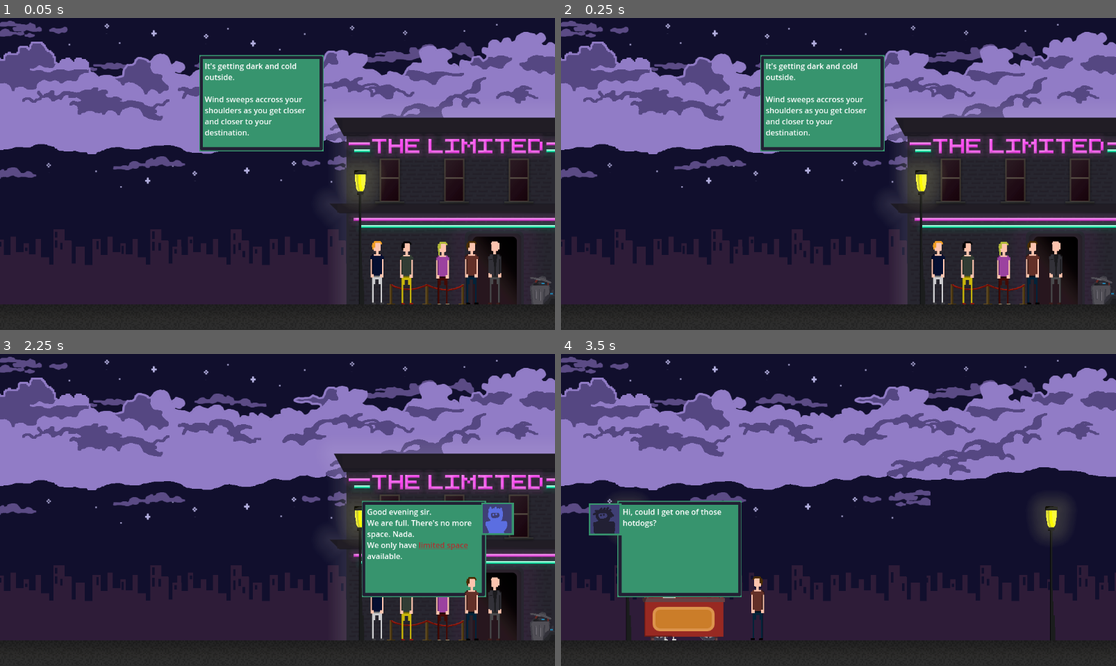
Above: before the commit, frames 1-4 (two rows, left to right).
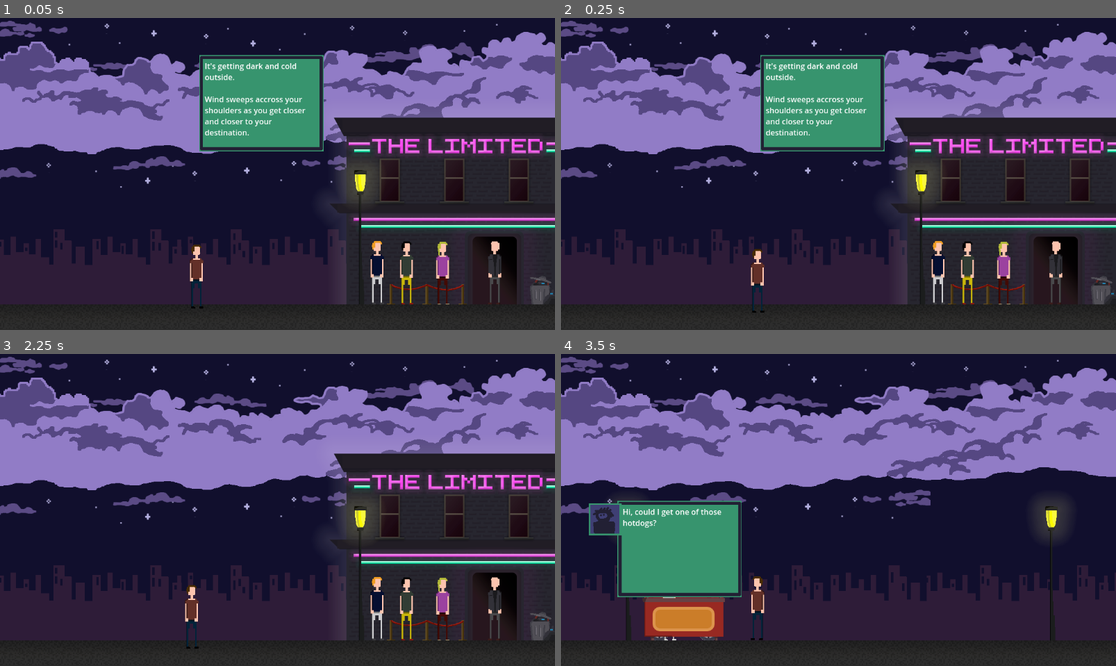
Above: after the commit, the same moments.

Repository: LudumSJB/The-Limited
Game: Godot game, scene res://scenes/root.tscn
Two runs of this game, one before a commit and one after it. Both use one fixed random seed, a clock stepped at 60 frames per second and the inputs below.
Inputs:
- Up to frame 1 (0.05 s): no input
- Up to frame 2 (0.25 s): no input
- Up to frame 3 (2.25 s): tap Enter (ui_accept) at 0.5, 0.77, 0.8, 1.07, 1.25, 1.35, 1.52, 1.82, 2 s; hold D (right, bound only after the commit) 0.53-2.03 s; tap Space (action_button) at 0.6, 1.55, 2.1 s; hold A (left, bound only after the commit) from 2.03 s (still down)
- Up to frame 4 (3.5 s): tap Enter (ui_accept) at 2.3, 3.02, 3.32 s; release A (left, bound only after the commit) at 2.78 s; hold D (right, bound only after the commit) from 2.78 s (still down); tap N (next_level) at 2.85 s; tap Space (action_button) at 3.05 s

The runs differ from the first frame. In frame 1, 0.6% of the frame differs, in the area x 34-87%, y 71-94%; in frame 2, 0.6%; in frame 3, 7.6%, in the area x 33-93%, y 46-95%; in frame 4, nothing differs.

Commit message:
moving player and dialog system refactor

Diff:
--- /dev/null
+++ b/Scripts/player.gd
@@ -0,0 +1,32 @@
+extends CharacterBody2D
+
+@onready var dialog_system = $"../dialogSystem"
+
+const SPEED = 200.0
+const JUMP_VELOCITY = -400.0
+
+# Get the gravity from the project settings to be synced with RigidBody nodes.
+var gravity = ProjectSettings.get_setting("physics/2d/default_gravity")
+var root: Node
+
+func _ready():
+	root = get_node("../..")
+
+func _physics_process(delta):
+	# Add the gravity.
+	if not is_on_floor():
+		velocity.y += gravity * delta
+
+	# Handle Jump.
+#	if Input.is_action_just_pressed("ui_accept") and is_on_floor():
+#		velocity.y = JUMP_VELOCITY
+
+	# Get the input direction and handle the movement/deceleration.
+	if !dialog_system.is_active:
+		var direction = Input.get_axis("left", "right")
+		if direction:
+			velocity.x = direction * SPEED
+		else:
+			velocity.x = move_toward(velocity.x, 0, SPEED)
+
+	move_and_slide()
--- a/dialogs/act1.json
+++ b/dialogs/act1.json
@@ -8,6 +8,7 @@
 	},
 	{
 		"text": "You arrive to a local dance club called [color=#76428a][b]'The Limited'[/b][/color]. \n\nThis place has been here for years. People come here often and the place is fabulous.",
+		"action": 1
 	},
 	{
 		"dialog_position": 1,
@@ -36,6 +37,6 @@
 		"dialog_position": 0,
 		"position": 1,
 		"text": "You look to your right where the doorman is pointing. \nThere's a small wagon with huge yellow sign that says [color=#fbf236]'Hotdog to fill ya'[/color].",
-		"next_scene": true
+		"action": 2
 	}
 ]
--- a/project.godot
+++ b/project.godot
@@ -36,6 +36,22 @@
 "events": [Object(InputEventKey,"resource_local_to_scene":false,"resource_name":"","device":-1,"window_id":0,"alt_pressed":false,"shift_pressed":false,"ctrl_pressed":false,"meta_pressed":false,"pressed":false,"keycode":0,"physical_keycode":32,"key_label":0,"unicode":32,"echo":false,"script":null)
 ]
 }
+left={
+"deadzone": 0.5,
+"events": [Object(InputEventKey,"resource_local_to_scene":false,"resource_name":"","device":-1,"window_id":0,"alt_pressed":false,"shift_pressed":false,"ctrl_pressed":false,"meta_pressed":false,"pressed":false,"keycode":0,"physical_keycode":65,"key_label":0,"unicode":97,"echo":false,"script":null)
+, Object(InputEventKey,"resource_local_to_scene":false,"resource_name":"","device":-1,"window_id":0,"alt_pressed":false,"shift_pressed":false,"ctrl_pressed":false,"meta_pressed":false,"pressed":false,"keycode":0,"physical_keycode":4194319,"key_label":0,"unicode":0,"echo":false,"script":null)
+]
+}
+right={
+"deadzone": 0.5,
+"events": [Object(InputEventKey,"resource_local_to_scene":false,"resource_name":"","device":-1,"window_id":0,"alt_pressed":false,"shift_pressed":false,"ctrl_pressed":false,"meta_pressed":false,"pressed":false,"keycode":0,"physical_keycode":68,"key_label":0,"unicode":100,"echo":false,"script":null)
+, Object(InputEventKey,"resource_local_to_scene":false,"resource_name":"","device":-1,"window_id":0,"alt_pressed":false,"shift_pressed":false,"ctrl_pressed":false,"meta_pressed":false,"pressed":false,"keycode":0,"physical_keycode":4194321,"key_label":0,"unicode":0,"echo":false,"script":null)
+]
+}
+
+[layer_names]
+
+2d_physics/layer_2="player"
 
 [rendering]
 
--- /dev/null
+++ b/scenes/level1.gd
@@ -0,0 +1,24 @@
+extends Node2D
+
+@onready var security_guy_talk_to_action = $Area2D__talk_to_security/Sprite2D
+@onready var dialog_system = $dialogSystem
+
+
+
+# Called when the node enters the scene tree for the first time.
+func _ready():
+	pass # Replace with function body.
+
+
+# Called every frame. 'delta' is the elapsed time since the previous frame.
+func _process(_delta):
+	if !dialog_system.is_active && security_guy_talk_to_action.visible && Input.is_action_just_released("action_button"):
+		security_guy_talk_to_action.visible = false
+		dialog_system.nextText()
+
+func _on_area_2d__talk_to_security_body_entered(body):
+	security_guy_talk_to_action.visible = true
+
+
+func _on_area_2d__talk_to_security_body_exited(body):
+	security_guy_talk_to_action.visible = false
--- a/scenes/level1.tscn
+++ b/scenes/level1.tscn
@@ -1,13 +1,25 @@
-[gd_scene load_steps=7 format=3 uid="uid://b02ncl0w3nne2"]
+[gd_scene load_steps=12 format=3 uid="uid://b02ncl0w3nne2"]
 
 [ext_resource type="PackedScene" uid="uid://bd36h1vyy37d5" path="res://scenes/dialog_system.tscn" id="1_4suex"]
 [ext_resource type="Texture2D" uid="uid://c7anqd02ws3om" path="res://assets/images/background1.png" id="1_qgewf"]
+[ext_resource type="Script" path="res://scenes/level1.gd" id="1_us7w2"]
 [ext_resource type="Texture2D" uid="uid://y8nlnxed1dhu" path="res://assets/images/face_01.png" id="4_ubvlv"]
 [ext_resource type="Texture2D" uid="uid://c24hdx5ndn7yc" path="res://assets/images/security.png" id="5_cfdwv"]
 [ext_resource type="Texture2D" uid="uid://dvlrkobcb7b65" path="res://assets/images/face_02.png" id="5_na01r"]
-[ext_resource type="Texture2D" uid="uid://p6utjqrntdkq" path="res://assets/images/hero.png" id="6_w8gec"]
+[ext_resource type="PackedScene" uid="uid://wkjqrijamgh" path="res://scenes/player.tscn" id="6_wh6k6"]
+[ext_resource type="Texture2D" uid="uid://dyrbo5drifsel" path="res://assets/images/action_window.png" id="8_ee0y3"]
+
+[sub_resource type="RectangleShape2D" id="RectangleShape2D_k5q02"]
+size = Vector2(1227.5, 45)
+
+[sub_resource type="RectangleShape2D" id="RectangleShape2D_5n5x4"]
+size = Vector2(157.25, 629.75)
+
+[sub_resource type="RectangleShape2D" id="RectangleShape2D_v80nv"]
+size = Vector2(91.25, 163)
 
 [node name="level1" type="Node2D"]
+script = ExtResource("1_us7w2")
 
 [node name="Sprite2D2" type="Sprite2D" parent="."]
 position = Vector2(576, 324)
@@ -22,6 +34,46 @@
 texture = ExtResource("5_cfdwv")
 flip_h = true
 
-[node name="Sprite2D" type="Sprite2D" parent="."]
-position = Vector2(979, 529)
-texture = ExtResource("6_w8gec")
+[node name="StaticBody2D" type="StaticBody2D" parent="."]
+collision_layer = 2
+collision_mask = 2
+
+[node name="CollisionShape2D" type="CollisionShape2D" parent="StaticBody2D"]
+position = Vector2(584.75, 634.5)
+shape = SubResource("RectangleShape2D_k5q02")
+
+[node name="CollisionShape2D2" type="CollisionShape2D" parent="StaticBody2D"]
+position = Vector2(-64, 302)
+shape = SubResource("RectangleShape2D_5n5x4")
+
+[node name="CollisionShape2D3" type="CollisionShape2D" parent="StaticBody2D"]
+position = Vector2(1227, 314)
+shape = SubResource("RectangleShape2D_5n5x4")
+
+[node name="player" parent="." instance=ExtResource("6_wh6k6")]
+position = Vector2(408, 535)
+
+[node name="Area2D__talk_to_security" type="Area2D" parent="."]
+position = Vector2(6, -13)
+collision_layer = 2
+collision_mask = 2
+metadata/_edit_group_ = true
+
+[node name="Sprite2D" type="Sprite2D" parent="Area2D__talk_to_security"]
+visible = false
+position = Vector2(1025, 411)
+texture = ExtResource("8_ee0y3")
+
+[node name="RichTextLabel" type="RichTextLabel" parent="Area2D__talk_to_security/Sprite2D"]
+offset_left = -32.0
+offset_top = -15.0
+offset_right = 37.0
+offset_bottom = 14.0
+text = "Talk to"
+
+[node name="CollisionShape2D" type="CollisionShape2D" parent="Area2D__talk_to_security"]
+position = Vector2(997, 533)
+shape = SubResource("RectangleShape2D_v80nv")
+
+[connection signal="body_entered" from="Area2D__talk_to_security" to="." method="_on_area_2d__talk_to_security_body_entered"]
+[connection signal="body_exited" from="Area2D__talk_to_security" to="." method="_on_area_2d__talk_to_security_body_exited"]
--- /dev/null
+++ b/scenes/player.tscn
@@ -0,0 +1,19 @@
+[gd_scene load_steps=4 format=3 uid="uid://wkjqrijamgh"]
+
+[ext_resource type="Texture2D" uid="uid://p6utjqrntdkq" path="res://assets/images/hero.png" id="1_ejgm5"]
+[ext_resource type="Script" path="res://Scripts/player.gd" id="1_krg4c"]
+
+[sub_resource type="RectangleShape2D" id="RectangleShape2D_wnjjm"]
+size = Vector2(27, 132)
+
+[node name="player" type="CharacterBody2D"]
+collision_layer = 2
+collision_mask = 2
+script = ExtResource("1_krg4c")
+
+[node name="CollisionShape2D" type="CollisionShape2D" parent="."]
+position = Vector2(-0.5, 0)
+shape = SubResource("RectangleShape2D_wnjjm")
+
+[node name="Sprite2D" type="Sprite2D" parent="."]
+texture = ExtResource("1_ejgm5")
--- a/scripts/dialog_system.gd
+++ b/scripts/dialog_system.gd
@@ -1,4 +1,10 @@
 extends Node2D
+
+enum DialogActions {
+	None = 0,
+	CloseDialog = 1,
+	NextScene = 2
+}
 
 @onready var rich_text_label = $Sprite2D/RichTextLabel
 @onready var sprite_2d = $Sprite2D
@@ -18,6 +24,7 @@
 var dialogs: Array
 
 var change_scene_after_dialog_close: bool = false
+var close_dialog_after_dialog_close: bool = false
 
 var root: Node
 
@@ -26,17 +33,22 @@
 	root = get_node("../..")
 	if showDialogAtSceneStart:
 		showText(dialogs[current_dialog])
+	else:
+		hideText()
 
 # Called every frame. 'delta' is the elapsed time since the previous frame.
 func _process(_delta):
 	if is_active:
 		if Input.is_action_just_released("action_button"):
-			current_dialog += 1
-			if current_dialog < dialogs.size():
-				showText(dialogs[current_dialog])
-		if change_scene_after_dialog_close:
-			print("change_scene_after_dialog_close")
-			root.emit_signal("change_to_next_scene")
+			if change_scene_after_dialog_close:
+				root.emit_signal("change_to_next_scene")
+				change_scene_after_dialog_close = false
+				return
+			if close_dialog_after_dialog_close:
+				hideText()
+				close_dialog_after_dialog_close = false
+				return
+			nextText()
 
 func loadDialogs():
 	var file = FileAccess.open(dialogsPath, FileAccess.READ)
@@ -47,10 +59,18 @@
 		print("couldn't parse json!")
 	dialogs = obj
 
+func nextText():
+	print("nextText")
+	current_dialog += 1
+	if current_dialog < dialogs.size():
+		showText(dialogs[current_dialog])
+
 func hideText():
 	sprite_2d.visible = false
+	is_active = false
 
 func showText(dialog):
+	is_active = true
 	# show new text in dialog
 	sprite_2d.visible = true
 	rich_text_label.clear()
@@ -79,9 +99,10 @@
 	else:
 		face.visible = false
 
-	if dialog.has("next_scene"):
-		change_scene_after_dialog_close = true
-
 	if dialog.has("action"):
 		var action = dialog.action
 		print("action: ", action)
+		if action == DialogActions.NextScene as int:
+			change_scene_after_dialog_close = true
+		elif action == DialogActions.CloseDialog as int:
+			close_dialog_after_dialog_close = true
Binary file added: assets/images/action_window.png
Not shown, added: assets/images/action_window.png.import
